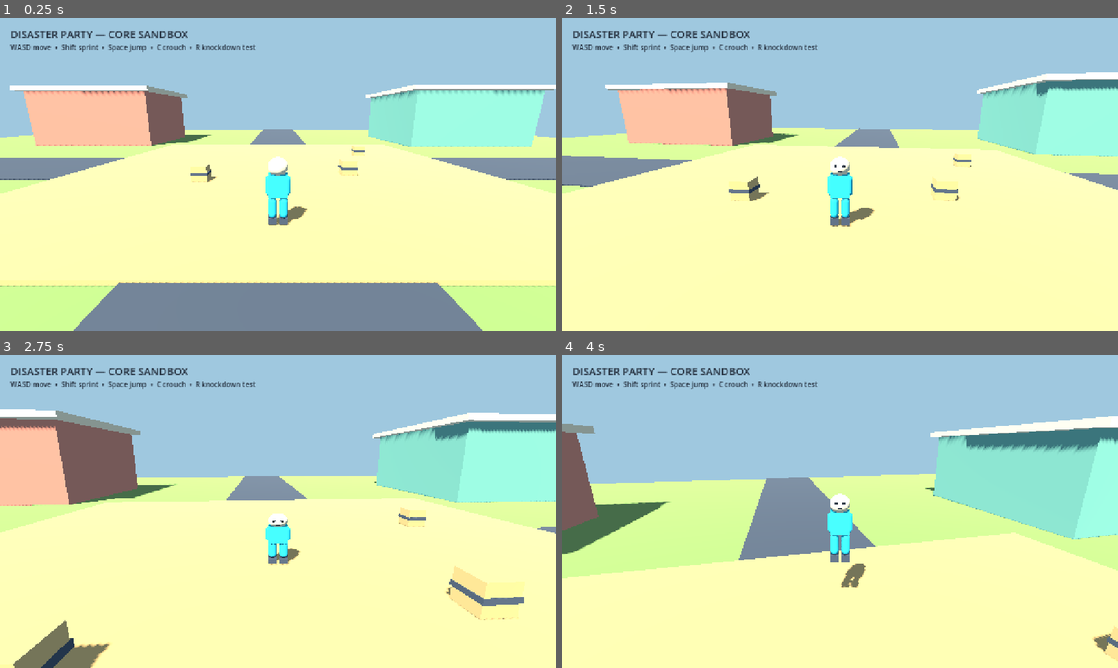
Above: before the commit, frames 1-4 (two rows, left to right).
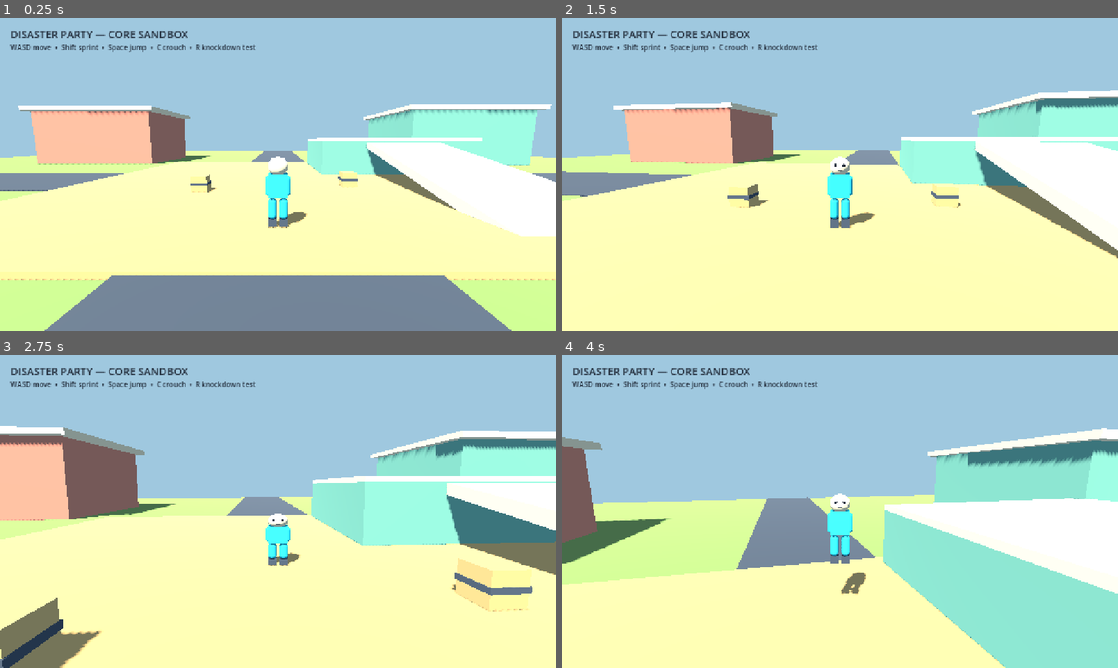
Above: after the commit, the same moments.

Repository: phucle297/idunno
Game: Godot game, scene res://scenes/main.tscn
Two runs of this game, one before a commit and one after it. Both use one fixed random seed, a clock stepped at 60 frames per second and the inputs below.
Inputs (mouse positions are in pixels of both pictures, inside the frame that each line leads up to):
- Up to frame 1 (0.25 s): no input
- Up to frame 2 (1.5 s): tap Enter at 0.5 s; move the mouse to (867, 174) at 0.52 s; hold C (crouch) 0.53-1.28 s; hold W (move_forward) from 0.53 s (still down); tap Space (jump) at 0.77, 1.07 s; tap Shift (sprint) at 0.8, 1.35 s; move the mouse to (812, 174) at 1.27 s
- Up to frame 3 (2.75 s): keep holding W (move_forward); tap Space (jump) at 1.52, 1.55, 1.82, 2.1 s; move the mouse to (289, 505) at 2.02 s; hold C (crouch) from 2.03 s (still down)
- Up to frame 4 (4 s): keep holding W (move_forward); move the mouse to (834, 517) at 2.77 s; release C (crouch) at 2.78 s; tap C (crouch) at 2.85 s; tap Space (jump) at 3.02, 3.32, 3.77, 3.8 s; tap Shift (sprint) at 3.05 s; move the mouse to (878, 514) at 3.52 s; hold Shift (sprint) from 3.53 s (still down)

The runs differ from the first frame. In frame 1, 24% of the frame differs, in the area x 0-100%, y 21-100%; in frame 2, 21%; in frame 3, 24%; in frame 4, 31%, in the area x 0-100%, y 19-100%.

Commit message:
feat(controller): validate core traversal
Amp-Thread-ID: https://ampcode.com/threads/T-01a10b86-46f1-72e8-b6a4-cd2c13851c6e
Co-authored-by: Amp <amp@ampcode.com>

Diff:
--- a/game/main.gd
+++ b/game/main.gd
@@ -41,8 +41,9 @@
 	_add_static_box("ShopRoof", Vector3(11.0, 0.35, 9.0), Vector3(-16.0, 4.68, -13.0), PALETTE.cream)
 	_add_static_box("Hall", Vector3(10.0, 4.5, 10.0), Vector3(16.0, 2.25, -13.0), PALETTE.teal)
 	_add_static_box("HallRoof", Vector3(11.0, 0.35, 11.0), Vector3(16.0, 4.68, -13.0), PALETTE.cream)
-	_add_static_box("RaisedRoute", Vector3(9.0, 2.0, 7.0), Vector3(14.0, 1.0, 14.0), PALETTE.cream)
-	_add_ramp("Ramp", Vector3(4.0, 0.35, 10.0), Vector3(7.5, 1.0, 14.0), deg_to_rad(-11.5))
+	_add_static_box("RaisedRouteBase", Vector3(9.0, 2.0, 7.0), Vector3(7.0, 1.0, -5.0), PALETTE.teal)
+	_add_static_box("RaisedRouteTop", Vector3(9.0, 0.18, 7.0), Vector3(7.0, 2.09, -5.0), PALETTE.cream)
+	_add_ramp("Ramp", Vector3(4.0, 0.35, 10.0), Vector3(7.0, 0.83, 3.25), deg_to_rad(11.5))
 
 	for position in [Vector3(-3.0, 0.4, 3.0), Vector3(3.0, 0.4, 2.0), Vector3(5.0, 0.4, -3.0)]:
 		_add_physics_crate(position)
--- a/game/player.gd
+++ b/game/player.gd
@@ -12,7 +12,7 @@
 var _knockdown_remaining := 0.0
 var _is_crouched := false
 var _camera_yaw := 0.0
-var _camera_pitch := -0.24
+var _camera_pitch := -0.14
 
 
 func _ready() -> void:
@@ -36,25 +36,37 @@
 		return
 	if Input.is_action_just_pressed("knockdown_test"):
 		apply_knockdown(Vector3.RIGHT * 4.0)
+	apply_movement_input(
+		Input.get_vector("move_left", "move_right", "move_forward", "move_back"),
+		Input.is_action_pressed("sprint"),
+		Input.is_action_pressed("crouch"),
+		Input.is_action_just_pressed("jump"),
+		delta
+	)
+
+
+func apply_movement_input(
+	input_2d: Vector2,
+	sprinting: bool,
+	crouched: bool,
+	jump_pressed: bool,
+	delta: float
+) -> void:
 	if _knockdown_remaining > 0.0:
 		_process_knockdown(delta)
 		return
-	_process_movement(delta)
-
-
-func _process_movement(delta: float) -> void:
 	if is_on_floor():
 		_coyote_remaining = Tuning.COYOTE_TIME
 	else:
 		_coyote_remaining = maxf(0.0, _coyote_remaining - delta)
 		velocity.y -= Tuning.GRAVITY * delta
 
-	if Input.is_action_just_pressed("jump"):
+	if jump_pressed:
 		_jump_buffer_remaining = Tuning.JUMP_BUFFER_TIME
 	else:
 		_jump_buffer_remaining = maxf(0.0, _jump_buffer_remaining - delta)
 
-	_is_crouched = Input.is_action_pressed("crouch")
+	_is_crouched = crouched
 	_update_capsule(_is_crouched)
 
 	if _jump_buffer_remaining > 0.0 and _coyote_remaining > 0.0 and not _is_crouched:
@@ -62,11 +74,10 @@
 		_jump_buffer_remaining = 0.0
 		_coyote_remaining = 0.0
 
-	var input_2d := Input.get_vector("move_left", "move_right", "move_forward", "move_back")
 	var camera_basis := Basis(Vector3.UP, _camera_yaw)
 	var wish_direction := (camera_basis * Vector3(input_2d.x, 0.0, input_2d.y)).normalized()
 	var target_speed := Tuning.CROUCH_SPEED if _is_crouched else (
-		Tuning.SPRINT_SPEED if Input.is_action_pressed("sprint") else Tuning.WALK_SPEED
+		Tuning.SPRINT_SPEED if sprinting else Tuning.WALK_SPEED
 	)
 	var target_velocity := wish_direction * target_speed
 	var acceleration := Tuning.GROUND_ACCELERATION if is_on_floor() else Tuning.AIR_ACCELERATION
@@ -84,6 +95,10 @@
 	_knockdown_remaining = Tuning.KNOCKDOWN_DURATION
 	velocity += impulse.limit_length(8.0)
 	visual.rotation.z = deg_to_rad(78.0)
+
+
+func is_knocked_down() -> bool:
+	return _knockdown_remaining > 0.0
 
 
 func _process_knockdown(delta: float) -> void:
--- a/progress.json
+++ b/progress.json
@@ -1,6 +1,6 @@
 {
   "schema_version": 1,
-  "updated_at": "2026-10-05T01:00:00+07:00",
+  "updated_at": "2026-10-05T02:00:00+07:00",
   "project": "Disaster Party",
   "source_of_truth": true,
   "current_phase": "phase_1_core_sandbox",
@@ -19,11 +19,11 @@
         "engine_launch": "passed",
         "generated_asset_import": "passed",
         "asset_validation_scene": "passed",
-        "controller_and_camera": "implemented_runtime_start_passed_input_not_automated",
-        "greybox_traversal": "rendered_not_traversal_tested",
+        "controller_and_camera": "passed_automated_movement_jump_crouch_and_camera_visual_checks",
+        "greybox_traversal": "passed_physical_ramp_ascent_and_visual_checks",
         "ragdoll_recovery": "implemented_not_executed",
-        "network_authority_boundary": "local_input_gate_implemented_peer_test_not_run",
-        "visual_review": "asset_reference_passed_gameplay_composition_needs_iteration"
+        "network_authority_boundary": "deterministic_command_seam_and_local_input_gate_implemented_peer_test_not_run",
+        "visual_review": "asset_reference_and_gameplay_camera_passed"
       }
     },
     "phase_2_match": { "status": "blocked_by_phase_1" },
@@ -58,21 +58,27 @@
       "evidence": ".amp/in/artifacts/asset-validation.png inspected: four coherent readable assets, no missing geometry"
     },
     {
-      "result": "partial",
+      "result": "passed",
       "check": "gameplay sandbox visual gate",
-      "evidence": ".amp/in/artifacts/phase1-sandbox.png inspected: runtime rendered, camera framing and crate readability need iteration"
+      "evidence": ".amp/in/artifacts/phase1-sandbox-final.png inspected: character, crates, landmarks, roads, raised route, flush ramp, palette, and UI readable"
     },
     {
       "result": "partial",
       "check": "Quaternius Standard animation inventory",
       "evidence": "Third-party UAL1_Standard.fbx imported in Godot and exposed 45 named clips; official itch.io archive remains blocked and mirror provenance is insufficient"
+    },
+    {
+      "result": "passed",
+      "check": "controller and traversal integration",
+      "evidence": "PLAYER_INTEGRATION_OK checks=15: walk, sprint, crouch, jump apex/landing, ramp ascent, knockdown timing and upright recovery"
     }
   ],
   "blockers": [
     "Blender is not installed; deterministic Godot resources are used for the first import proof.",
     "The official Quaternius archive is blocked by an itch.io Cloudflare challenge; the 45-clip third-party mirror inventory is secondary evidence only.",
     "This WSL environment has no audio device, so Godot falls back to the dummy audio driver.",
-    "Controller traversal and knockdown recovery still need executed interaction checks."
+    "A bounded knockdown is tested, but it is not yet the design-bible 8–12 body cosmetic ragdoll.",
+    "The input authority seam has not yet been tested with separate local ENet peers."
   ],
   "changed_files": [
     "AGENTS.md",
@@ -97,5 +103,5 @@
     "assets/generated/",
     "assets/materials/"
   ],
-  "next_action": "Execute automated controller movement, jump, crouch, and knockdown recovery checks, then recapture the tuned gameplay camera."
+  "next_action": "Replace the visual-tilt knockdown with an 8–12 body cosmetic ragdoll and execute recovery checks."
 }
--- a/scenes/player.tscn
+++ b/scenes/player.tscn
@@ -28,7 +28,7 @@
 
 [node name="CameraPivot" type="Node3D" parent="."]
 position = Vector3(0, 1.2, 0)
-rotation = Vector3(-0.24, 0, 0)
+rotation = Vector3(-0.14, 0, 0)
 
 [node name="SpringArm3D" type="SpringArm3D" parent="CameraPivot"]
 spring_length = 5.5
--- /dev/null
+++ b/tests/test_player_integration.gd
@@ -0,0 +1,134 @@
+extends SceneTree
+
+const DELTA := 1.0 / 60.0
+const Tuning = preload("res://game/player_tuning.gd")
+
+var failures: Array[String] = []
+var checks := 0
+var player: PartyPlayer
+
+
+func _initialize() -> void:
+	_run.call_deferred()
+
+
+func _run() -> void:
+	_build_test_world()
+	await physics_frame
+	player.set_physics_process(false)
+	_settle_player()
+	_test_walk_and_sprint()
+	_test_crouch()
+	_test_jump_arc()
+	_test_ramp_traversal()
+	_test_knockdown_recovery()
+	if failures.is_empty():
+		print("PLAYER_INTEGRATION_OK checks=%d" % checks)
+		quit(0)
+	else:
+		for failure in failures:
+			push_error(failure)
+		quit(1)
+
+
+func _build_test_world() -> void:
+	var world := Node3D.new()
+	root.add_child(world)
+	var floor := StaticBody3D.new()
+	var floor_collision := CollisionShape3D.new()
+	var floor_shape := BoxShape3D.new()
+	floor_shape.size = Vector3(40.0, 0.2, 40.0)
+	floor_collision.shape = floor_shape
+	floor_collision.position.y = -0.1
+	floor.add_child(floor_collision)
+	world.add_child(floor)
+	var ramp := StaticBody3D.new()
+	ramp.position = Vector3(10.0, 0.83, 3.25)
+	ramp.rotation.x = deg_to_rad(11.5)
+	var ramp_collision := CollisionShape3D.new()
+	var ramp_shape := BoxShape3D.new()
+	ramp_shape.size = Vector3(4.0, 0.35, 10.0)
+	ramp_collision.shape = ramp_shape
+	ramp.add_child(ramp_collision)
+	world.add_child(ramp)
+	player = (load("res://scenes/player.tscn") as PackedScene).instantiate()
+	world.add_child(player)
+	player.position = Vector3.ZERO
+
+
+func _settle_player() -> void:
+	for index in 5:
+		player.apply_movement_input(Vector2.ZERO, false, false, false, DELTA)
+
+
+func _test_walk_and_sprint() -> void:
+	player.position = Vector3.ZERO
+	player.velocity = Vector3.ZERO
+	_settle_player()
+	for index in 60:
+		player.apply_movement_input(Vector2(0.0, -1.0), false, false, false, DELTA)
+	var walk_distance := -player.position.z
+	_expect(walk_distance > 3.5 and walk_distance < 4.6, "Walk distance after one second must reflect acceleration toward 4.5 m/s")
+
+	player.position = Vector3.ZERO
+	player.velocity = Vector3.ZERO
+	_settle_player()
+	for index in 60:
+		player.apply_movement_input(Vector2(0.0, -1.0), true, false, false, DELTA)
+	var sprint_distance := -player.position.z
+	_expect(sprint_distance > walk_distance + 1.5, "Sprint must travel materially farther than walk over one second")
+	_expect(player.velocity.z <= -6.45, "Sprint must reach the 6.5 m/s target")
+
+
+func _test_crouch() -> void:
+	player.apply_movement_input(Vector2.ZERO, false, true, false, DELTA)
+	var capsule := player.get_node("CollisionShape3D").shape as CapsuleShape3D
+	_expect(is_equal_approx(capsule.height, Tuning.CROUCHED_HEIGHT), "Crouch must set the 0.95 m capsule")
+	_expect(is_equal_approx(player.get_node("Visual").scale.y, 0.72), "Crouch must visibly lower the character")
+	player.apply_movement_input(Vector2.ZERO, false, false, false, DELTA)
+	_expect(is_equal_approx(capsule.height, Tuning.STANDING_HEIGHT), "Releasing crouch must restore the 1.50 m capsule")
+
+
+func _test_jump_arc() -> void:
+	player.position = Vector3.ZERO
+	player.velocity = Vector3.ZERO
+	_settle_player()
+	player.apply_movement_input(Vector2.ZERO, false, false, true, DELTA)
+	_expect(player.velocity.y > 7.3, "Jump takeoff must use the configured velocity")
+	var maximum_height := player.position.y
+	for index in 120:
+		player.apply_movement_input(Vector2.ZERO, false, false, false, DELTA)
+		maximum_height = maxf(maximum_height, player.position.y)
+	_expect(maximum_height > 1.25 and maximum_height < 1.45, "Jump apex must stay near the 1.35 m target")
+	_expect(player.is_on_floor(), "Player must land within two seconds")
+
+
+func _test_ramp_traversal() -> void:
+	player.position = Vector3(10.0, 0.0, 8.7)
+	player.velocity = Vector3.ZERO
+	_settle_player()
+	var maximum_height := player.position.y
+	for index in 150:
+		player.apply_movement_input(Vector2(0.0, -1.0), false, false, false, DELTA)
+		maximum_height = maxf(maximum_height, player.position.y)
+	_expect(maximum_height > 1.7, "Controller must ascend the representative map ramp (max y %.3f)" % maximum_height)
+	_expect(player.position.z < 2.0, "Controller must traverse beyond the lower half of the ramp (z %.3f)" % player.position.z)
+
+
+func _test_knockdown_recovery() -> void:
+	player.position = Vector3.ZERO
+	player.velocity = Vector3.ZERO
+	_settle_player()
+	player.apply_knockdown(Vector3(4.0, 1.0, 0.0))
+	_expect(player.is_knocked_down(), "Impact must enter knockdown")
+	_expect(absf(player.get_node("Visual").rotation.z) > 1.0, "Knockdown must visibly tip the character")
+	for index in 100:
+		player.apply_movement_input(Vector2(0.0, -1.0), true, false, false, DELTA)
+	_expect(not player.is_knocked_down(), "Knockdown must recover after the bounded duration")
+	_expect(is_zero_approx(player.get_node("Visual").rotation.z), "Recovery must restore the upright visual")
+
+
+func _expect(condition: bool, message: String) -> void:
+	checks += 1
+	if not condition:
+		failures.append(message)
Not shown, changed: README.md
Not shown, changed: docs/implementation-checklist.md
